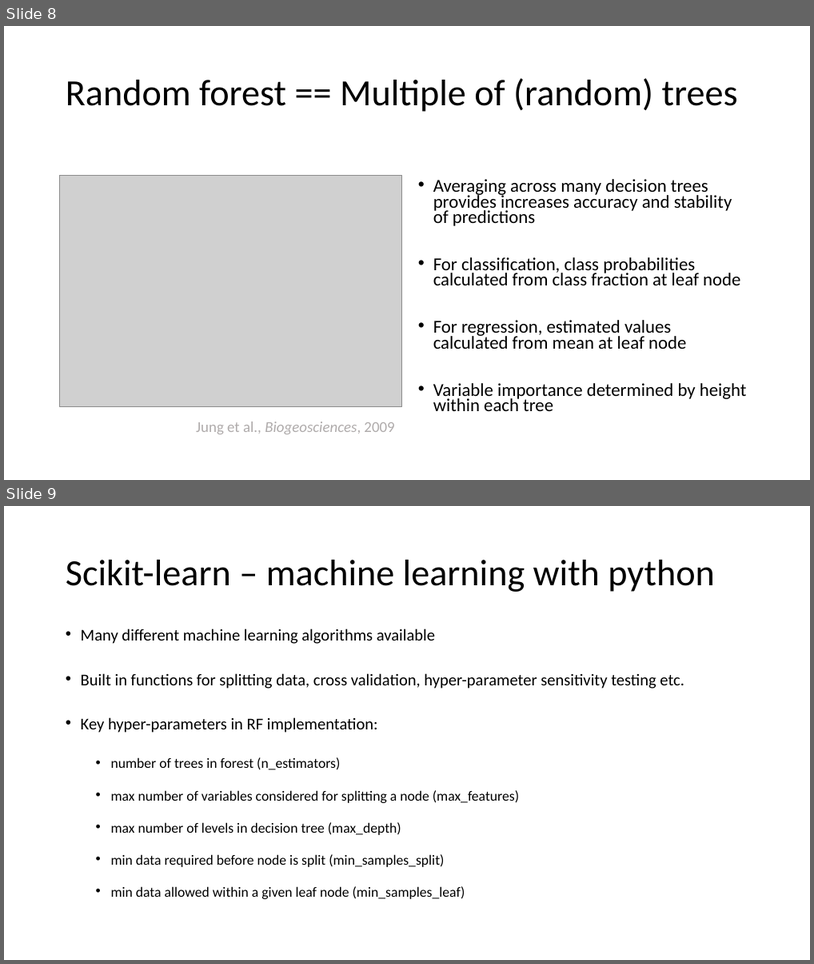
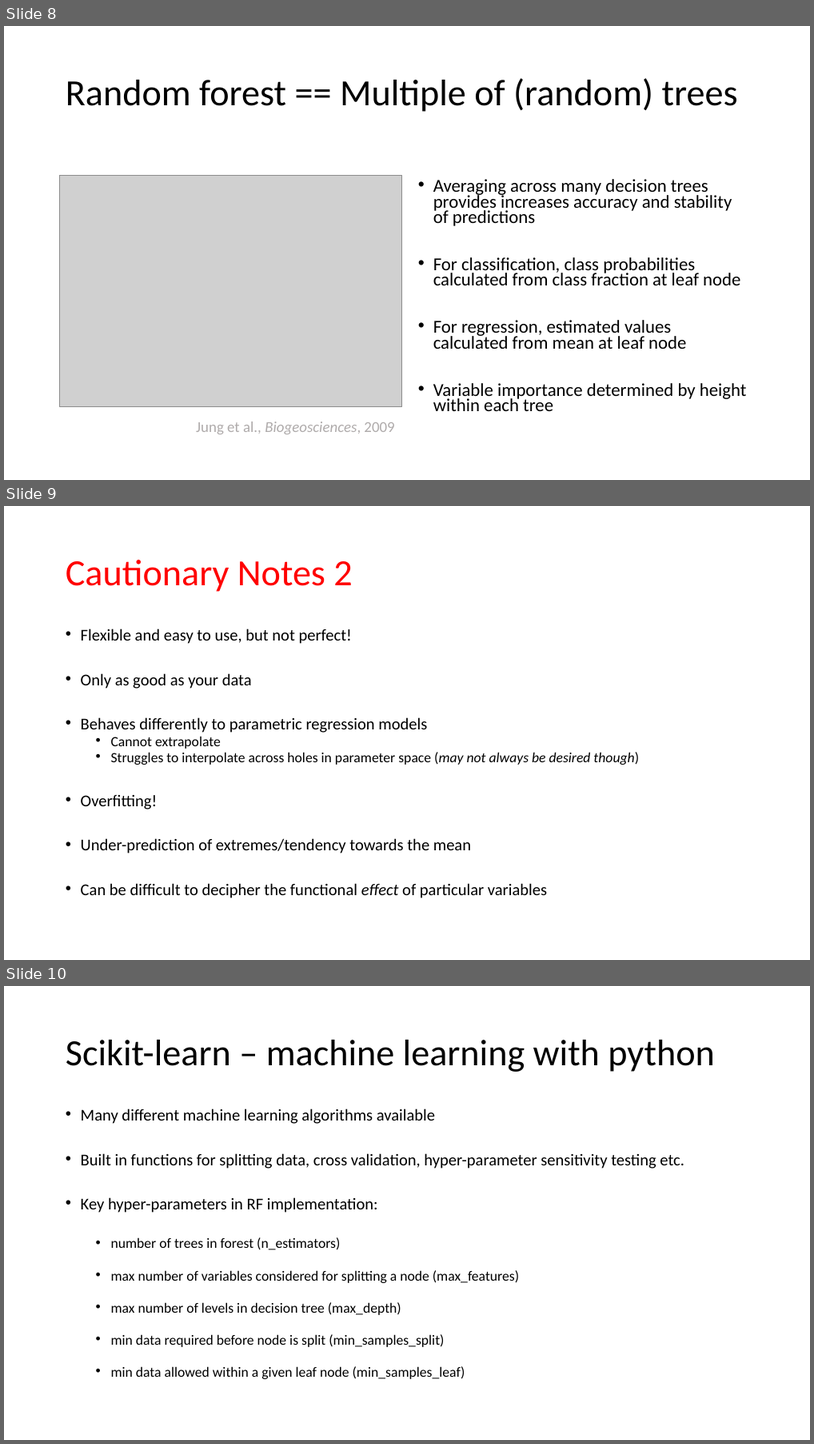
Before and after one commit to GCEL/random_forests_tutorial, a slide deck: An Introduction to machine learning with Random Forests.pptx. Shown one above the other, each under a label of ours: slides 8 and 9 before the commit, slides 8, 9 and 10 after it. The pictures are 814x964 and 814x1444 pixels, drawn with LibreOffice and Linux fonts; fonts in the diff are those of the drawing; grey boxes stand for pictures. Boxes give left, top, right and bottom in pixels: in the first picture for what was removed or moved away, otherwise in the second. Text is boxed around its words. In the diff, an @@ line names an element or a change of style, - is before the commit and + after.

Commit message:
update

```diff
--- a/An Introduction to machine learning with Random Forests.pptx
+++ b/An Introduction to machine learning with Random Forests.pptx
@@ slide 9 added at <box>4,506,810,960</box>, background #FFFFFF @@
@@ title added at <box>66,560,352,592</box>, 44 pt, text #FF0000 @@
+Cautionary Notes 2
@@ text added at <box>81,628,639,898</box>, 19.6 pt, text #000000 @@
+• Flexible and easy to use, but not perfect!
+• Only as good as your data
+• Behaves differently to parametric regression models
+  • Cannot extrapolate
+  • Struggles to interpolate across holes in parameter space (may not always be desired though)
+• Overfitting!
+• Under-prediction of extremes/tendency towards the mean
+• Can be difficult to decipher the functional effect of particular variables
@@ what was slide 9 is now slide 10 @@
```
